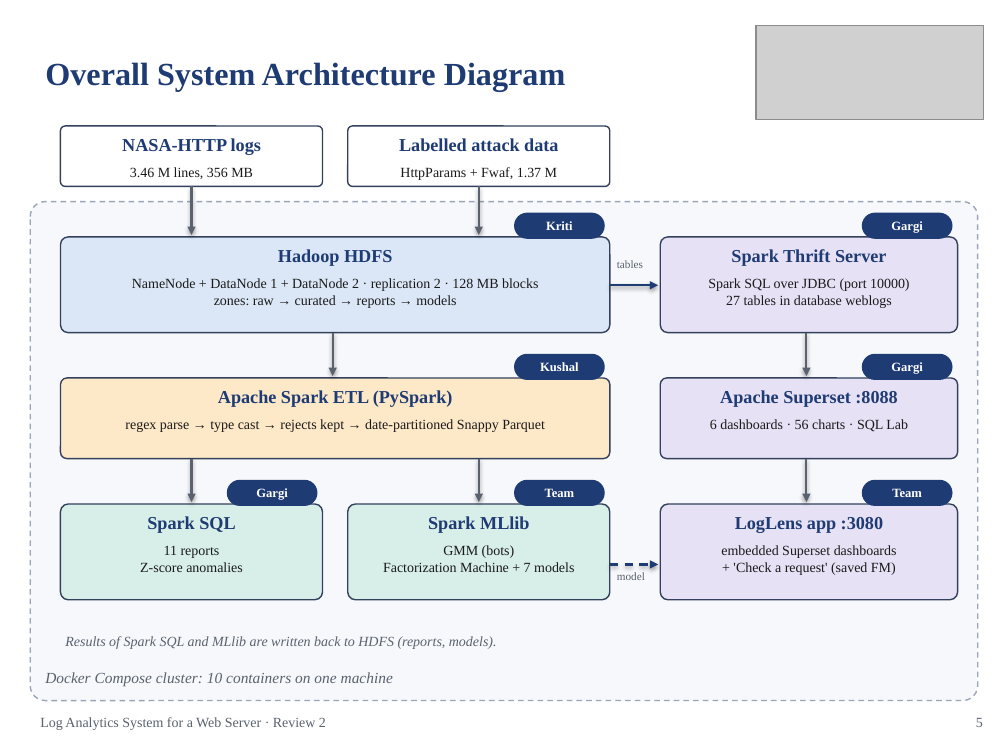
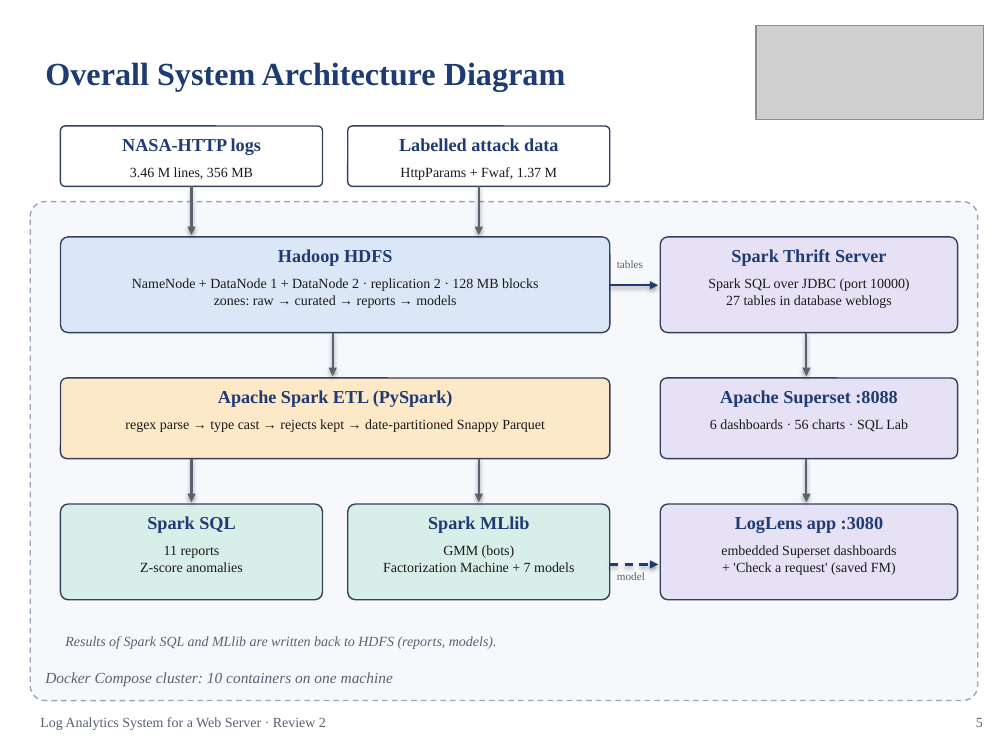
Before and after one commit to kushal040511/Web-server-log-analytics-system, a slide deck: slide 5 of docs/deck/LogAnalytics_Review2.pptx. Drawn at 1008x756 pixels with LibreOffice and Linux fonts; fonts in the diff are those of the drawing; grey boxes stand for pictures. Boxes give left, top, right and bottom in pixels: in the first picture for what was removed or moved away, otherwise in the second. Text is boxed around its words. In the diff, an @@ line names an element or a change of style, - is before the commit and + after.

```diff
--- a/docs/deck/LogAnalytics_Review2.pptx
+++ b/docs/deck/LogAnalytics_Review2.pptx
@@ rounded rectangle removed at bbox=[514, 213, 605, 239] @@
@@ text removed at bbox=[546, 221, 573, 230] @@
-Kriti
@@ rounded rectangle removed at bbox=[862, 213, 953, 239] @@
@@ text removed at bbox=[891, 221, 922, 233] @@
-Gargi
@@ rounded rectangle removed at bbox=[514, 354, 605, 380] @@
@@ rounded rectangle removed at bbox=[862, 354, 953, 380] @@
@@ text removed at bbox=[540, 362, 579, 371] @@
-Kushal
@@ text removed at bbox=[891, 362, 922, 374] @@
-Gargi
@@ rounded rectangle removed at bbox=[227, 480, 318, 506] @@
@@ text removed at bbox=[256, 488, 287, 500] @@
-Gargi
@@ rounded rectangle removed at bbox=[514, 480, 605, 506] @@
@@ text removed at bbox=[545, 488, 575, 497] @@
-Team
@@ rounded rectangle removed at bbox=[862, 480, 953, 506] @@
@@ text removed at bbox=[892, 488, 922, 497] @@
-Team
```
Also in this commit, not shown: 4 other slides changed, 1 slide added, 1 other file.
